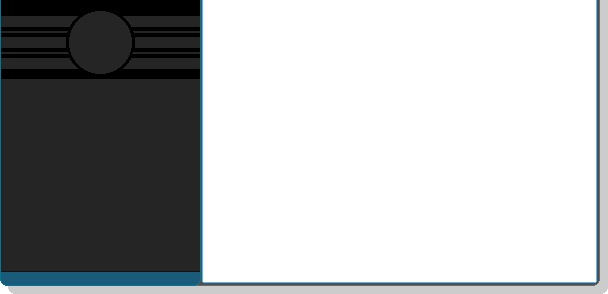
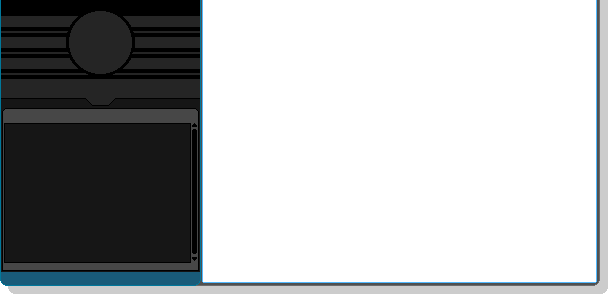
Before/after of a 608x294 layered artwork. What changed in the layer stack:
added group "Perks" with 6 layers above "Pasted Layer" over [1, 98, 200, 271]
added layer "Pasted Layer #2" in group "Perks" over [4, 124, 5, 262]
added layer "Pasted Layer #1" in group "Perks" over [2, 123, 4, 263]
added layer "Scrollable Frame" in group "Perks" over [2, 108, 199, 271]
added layer "Perks_container" in group "Perks" over [1, 98, 200, 271]
painted on "Layer" over [1, 73, 200, 75]
